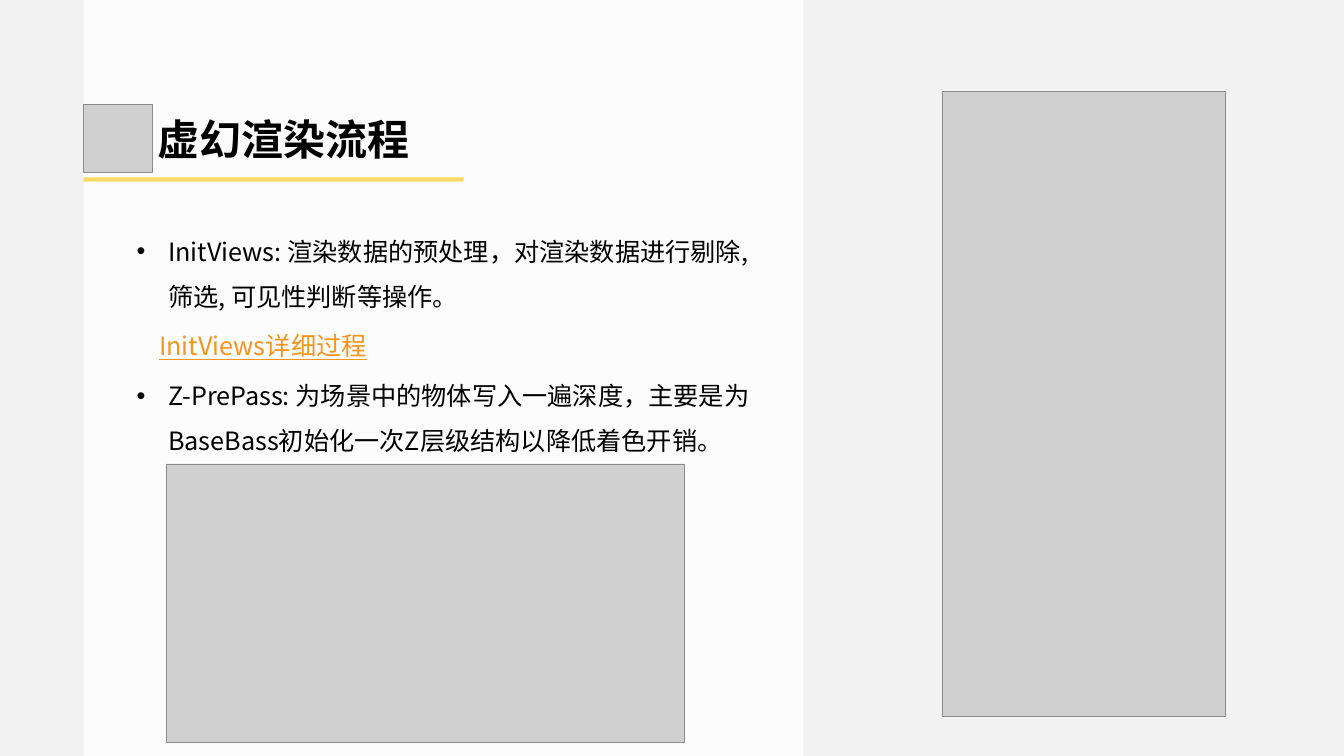
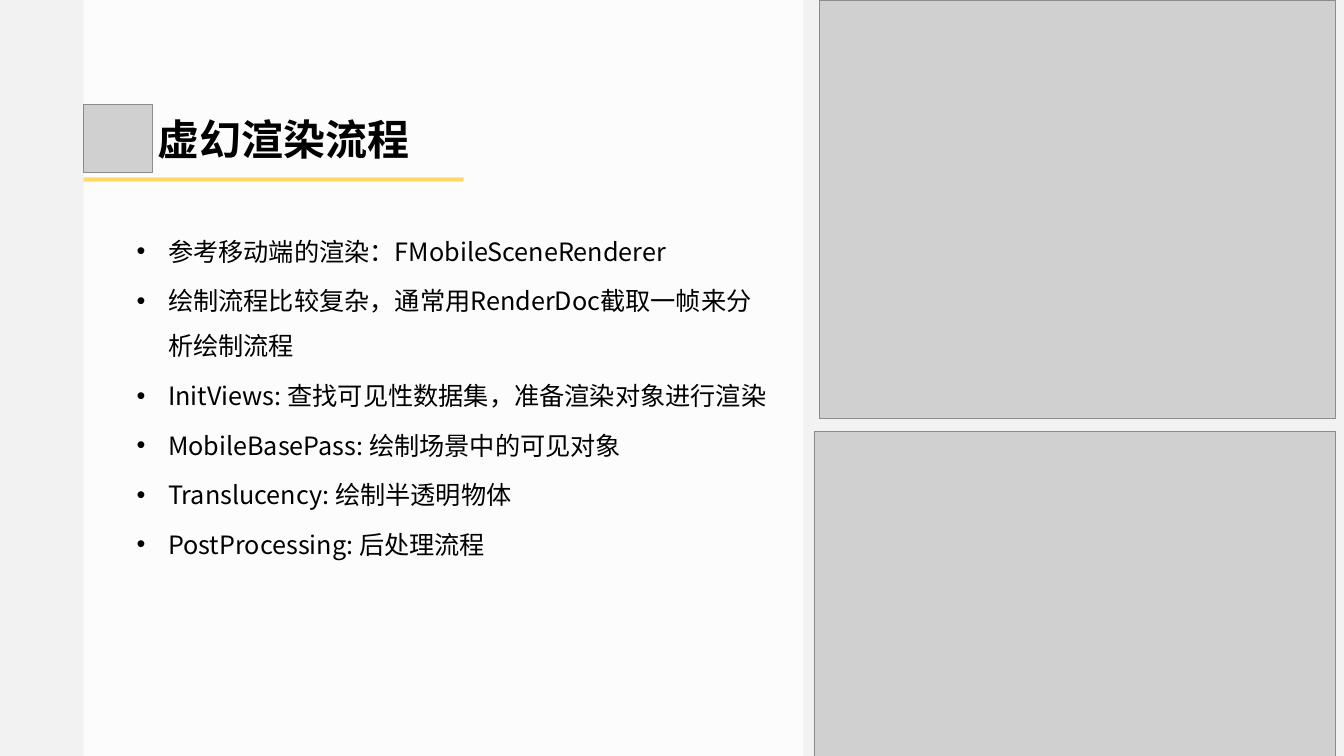
Before and after one commit to doomlover/KSGameEngineTutorials, a slide deck: slide 16 of PPTs/04.引擎基础概念与底层实用系统.pptx (slide 19 before the commit). Drawn at 1344x756 pixels with LibreOffice and Linux fonts; fonts in the diff are those of the drawing; grey boxes stand for pictures. Boxes give left, top, right and bottom in pixels: in the first picture for what was removed or moved away, otherwise in the second. Text is boxed around its words. In the diff, an @@ line names an element or a change of style, - is before the commit and + after.

Commit message:
update 04ppt

```diff
--- a/PPTs/04.引擎基础概念与底层实用系统.pptx
+++ b/PPTs/04.引擎基础概念与底层实用系统.pptx
@@ picture added at (819,0,1334,418) @@
@@ picture removed at (942,91,1226,716) @@
@@ text at (168,239,766,560): text changed @@
-• InitViews: 渲染数据的预处理，对渲染数据进行剔除, 筛选, 可见性判断等操作。
-InitViews详细过程
-• Z-PrePass: 为场景中的物体写入一遍深度，主要是为BaseBass初始化一次Z层级结构以降低着色开销。
+• 参考移动端的渲染：FMobileSceneRenderer
+• 绘制流程比较复杂，通常用RenderDoc截取一帧来分析绘制流程
+• InitViews: 查找可见性数据集，准备渲染对象进行渲染
+• MobileBasePass: 绘制场景中的可见对象
+• Translucency: 绘制半透明物体
+• PostProcessing: 后处理流程
@@ picture added at (814,432,1335,756) @@
@@ picture removed at (166,464,684,742) @@
```
Also in this commit, not shown: 13 other slides changed, 6 slides added, 9 slides removed.
